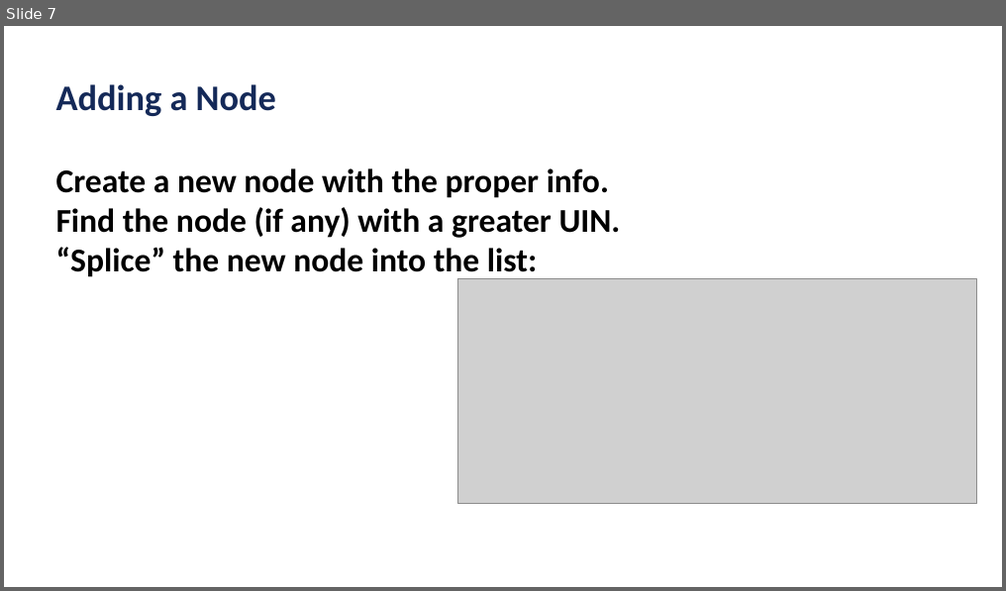
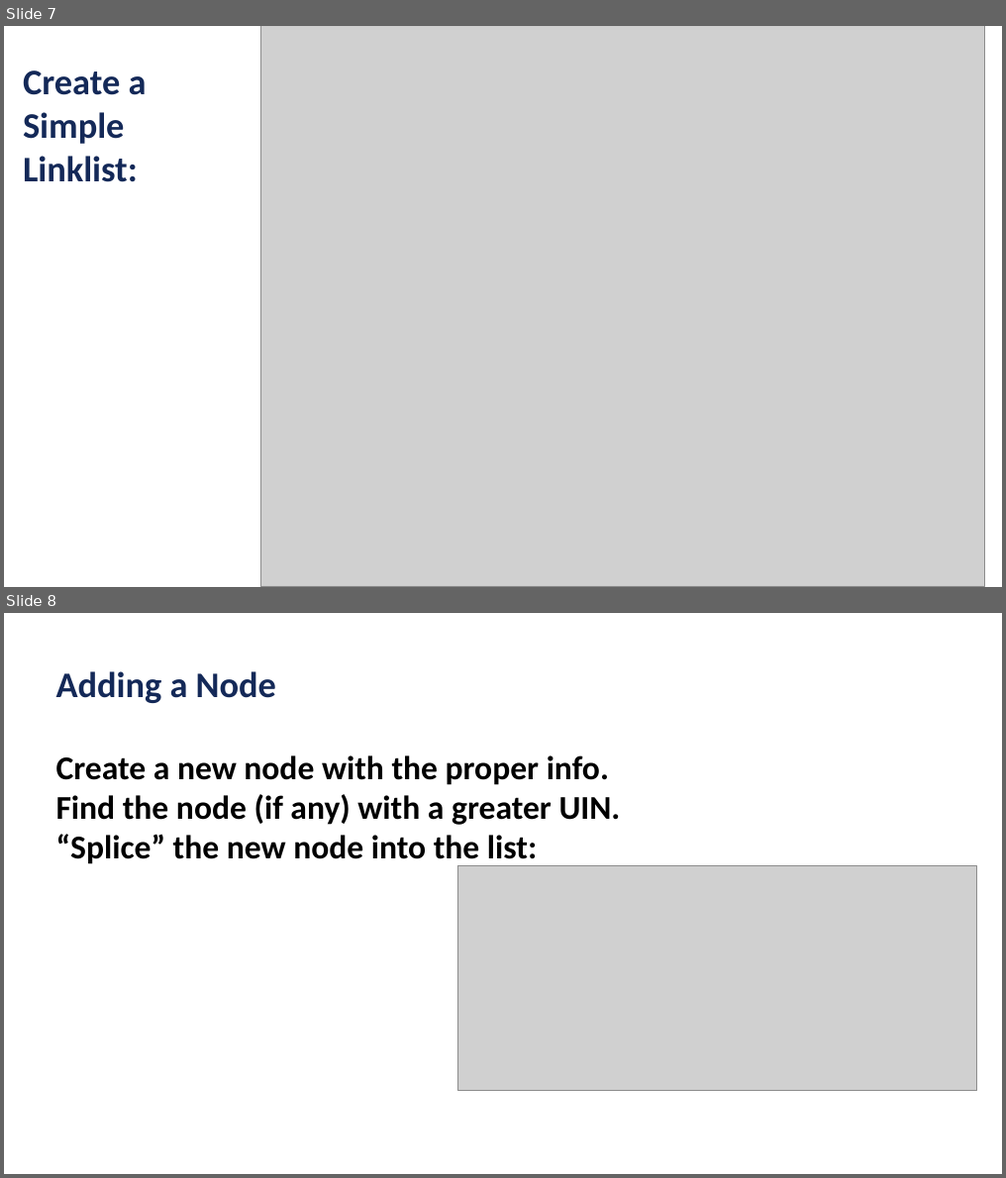
Before and after one commit to ubhowmik/ECE220, a slide deck: Lecture#19/Lecture_19.pptx. Shown one above the other, each under a label of ours: slide 7 before the commit, slides 7 and 8 after it. The pictures are 1006x591 and 1006x1178 pixels, drawn with LibreOffice and Linux fonts; fonts in the diff are those of the drawing; grey boxes stand for pictures; background and template pictures are left out. Boxes give left, top, right and bottom in pixels: in the first picture for what was removed or moved away, otherwise in the second. Text is boxed around its words. In the diff, an @@ line names an element or a change of style, - is before the commit and + after.

```diff
--- a/Lecture#19/Lecture_19.pptx
+++ b/Lecture#19/Lecture_19.pptx
@@ slide 7 added at (4, 26, 1002, 587), background #FFFFFF @@
@@ picture added at (260, 26, 984, 586) @@
@@ text added at (23, 71, 147, 182), 26 pt, text #142958, bold @@
+Create a Simple Linklist:
@@ what was slide 7 is now slide 8 @@
```
Also in this commit, not shown: 1 other file.
